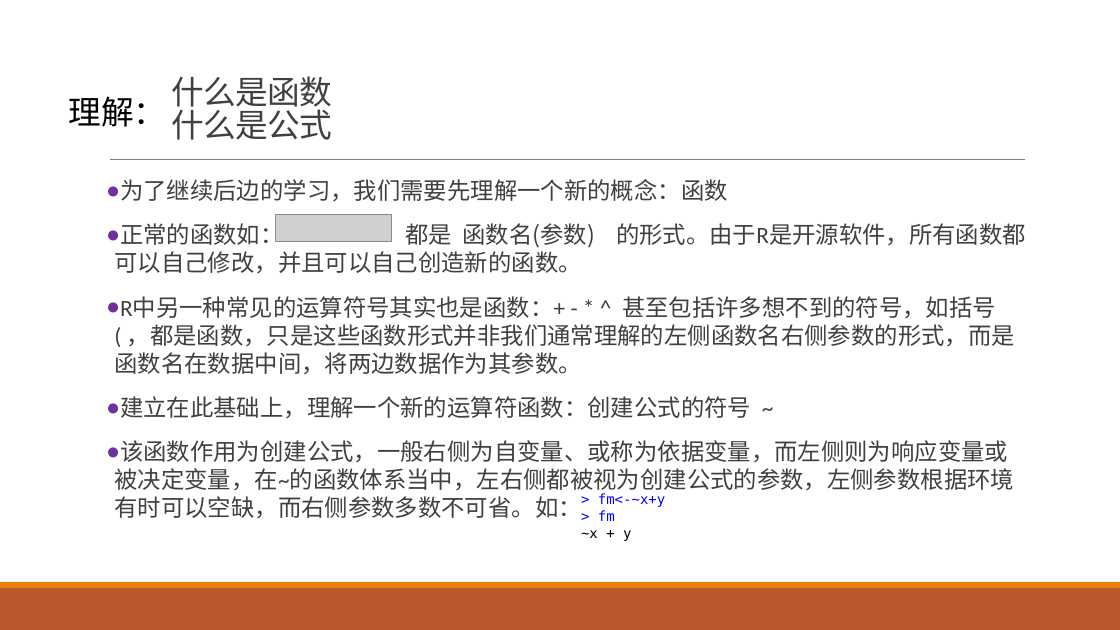
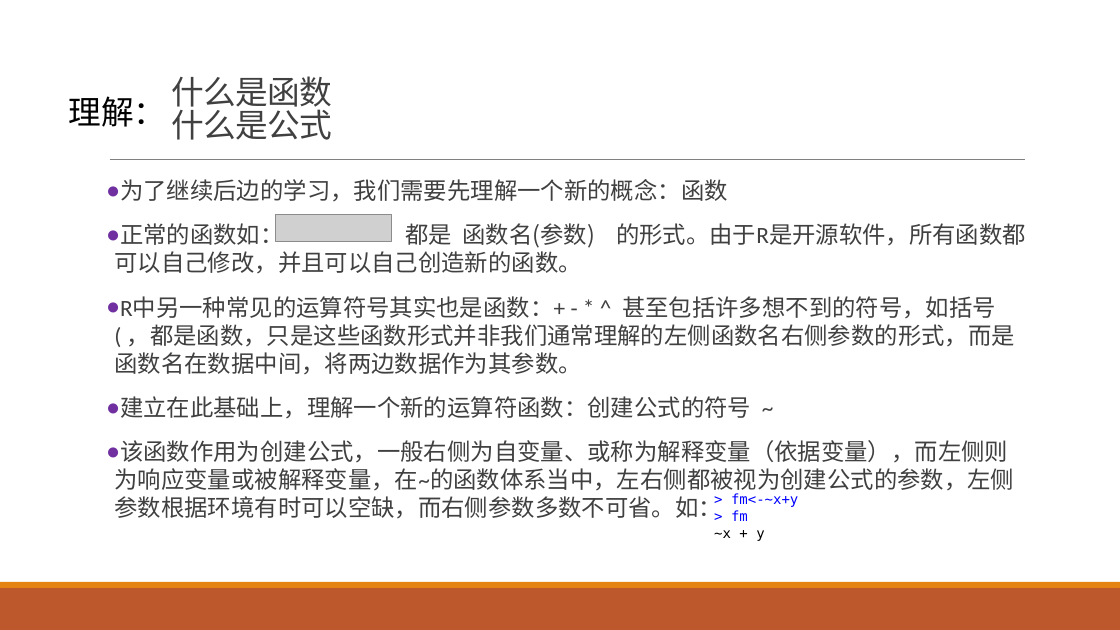
Before and after one commit to exoplanetX/DataAnalytics, a slide deck: slide 14 of 实验3-探索性分析.pptx. Drawn at 1120x630 pixels with LibreOffice and Linux fonts; fonts in the diff are those of the drawing; grey boxes stand for pictures. Boxes give left, top, right and bottom in pixels: in the first picture for what was removed or moved away, otherwise in the second. Text is boxed around its words. In the diff, an @@ line names an element or a change of style, - is before the commit and + after.

```diff
--- a/实验3-探索性分析.pptx
+++ b/实验3-探索性分析.pptx
@@ text at (x1=114, y1=440, x2=1014, y2=520): text changed @@
-● 该函数作用为创建公式，一般右侧为自变量、或称为依据变量，而左侧则为响应变量或被决定变量，在~的函数体系当中，左右侧都被视为创建公式的参数，左侧参数根据环境有时可以空缺，而右侧参数多数不可省。如：
+● 该函数作用为创建公式，一般右侧为自变量、或称为解释变量（依据变量），而左侧则为响应变量或被解释变量，在~的函数体系当中，左右侧都被视为创建公式的参数，左侧参数根据环境有时可以空缺，而右侧参数多数不可省。如：
@@ text "> fm<-~x+y" moved from (x1=581, y1=493, x2=665, y2=541) to (x1=714, y1=493, x2=798, y2=541) @@
```
Also in this commit, not shown: 1 other slide changed.
